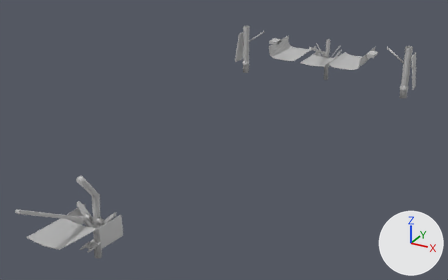
The FBX model Assets/00 Main/02 Features/01 Shuttle/Assets/Models/Fuselage/Exterior/Landing Gear/Gear System.fbx as it was, and as the next commit left it.
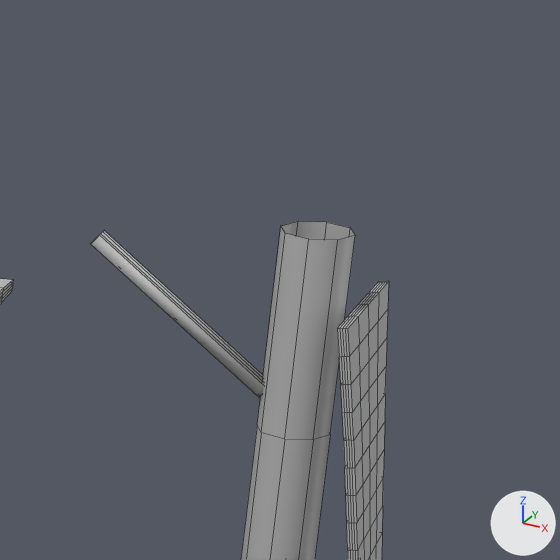
The first picture shows the older version from a 50 mm lens placed at (12.93, -24.79, 13.38), pointed at (-0.25, -0.82, 1.39). The close-ups show both versions on the part from 84% to 97% of the width and 8% to 29% of the height of that picture; other places that the commit changed are outside them. Lighting does not change. The marker at lower right points along +X, +Y and +Z. The close-ups show mesh edges as thin lines. Where no turn or scale is listed for an object, it has been applied to the vertices. Vertices at the same position are counted once.

The first close-up shows 'v_sts_gear_rear_left', 'v_sts_gear_rear_left_flap'.
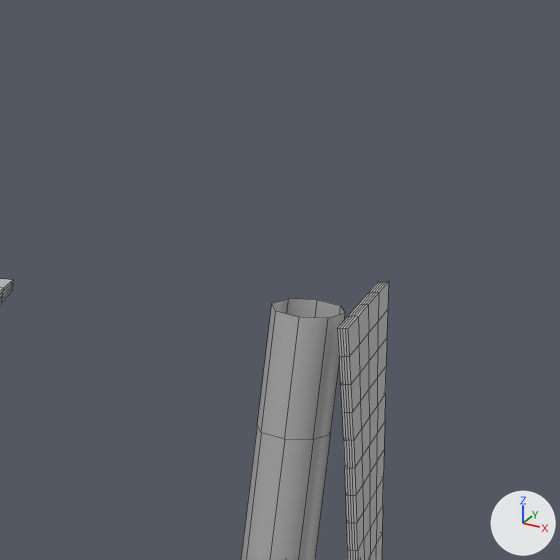
The change, as a list of edits to the scene's bpy script:
```text
Change me_mesh_012:
    where me_mesh_012.from_pydata(...)  # 108 vertices, 83 faces; spans x -1.32..0.24, y -0.24..0.26, z -3.14..0.0
    used by ob_v_sts_gear_rear_left; location = (5.283, 11.677, 3.726)
    verts and faces of me_mesh_012; kept vertices keep their numbers, new ones are numbered from 108
    before: 16 (0.0, 0.22, 0.0) at pixel (326, 222), 17 (0.15, 0.15, 0.0) at pixel (350, 227), 18 (0.22, 0.0, 0.0) at pixel (355, 235), 19 (0.15, -0.16, 0.0) at pixel (337, 240), 20 (0.0, -0.22, 0.0) at pixel (308, 239)
    before: 21 (-0.15, -0.16, 0.0) at pixel (285, 233), 22 (-0.22, 0.0, 0.0) at pixel (280, 225), 23 (-0.15, 0.15, 0.0) at pixel (298, 221)
    me_mesh_012 part 1: the loose piece of 8 vertices spanning x -1.32..-0.17, y -0.06..-0.03, z -1.04..-0.18 is deleted
    me_mesh_012 part 2: the loose piece of 8 vertices spanning x -1.32..-0.17, y 0.02..0.06, z -1.04..-0.18 is deleted
    me_mesh_012 part 3
    add for i in [*range(16, 24)]: verts[i] += (0.0, 0.0, -0.47)
```

Boxes [x1, y1, x2, y2] around the edits, measured in the close-ups (560 x 560 px; the box of a moved part takes in the faces that stretch with it):
'v_sts_gear_rear_left', reshaped
    before: [91, 221, 355, 560]
    after: [241, 299, 345, 560]
part 1 of me_mesh_012, deleted
    before: [91, 234, 264, 397]
part 2 of me_mesh_012, deleted
    before: [101, 231, 263, 380]
part 3 of me_mesh_012, moved or reshaped
    before: [257, 221, 355, 440]
    after: [257, 299, 345, 440]
